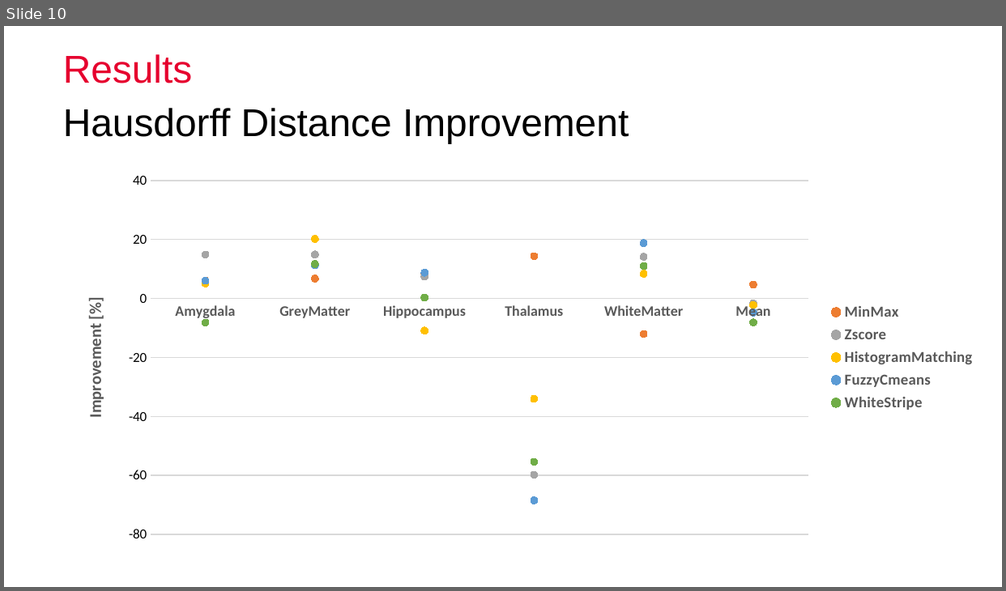
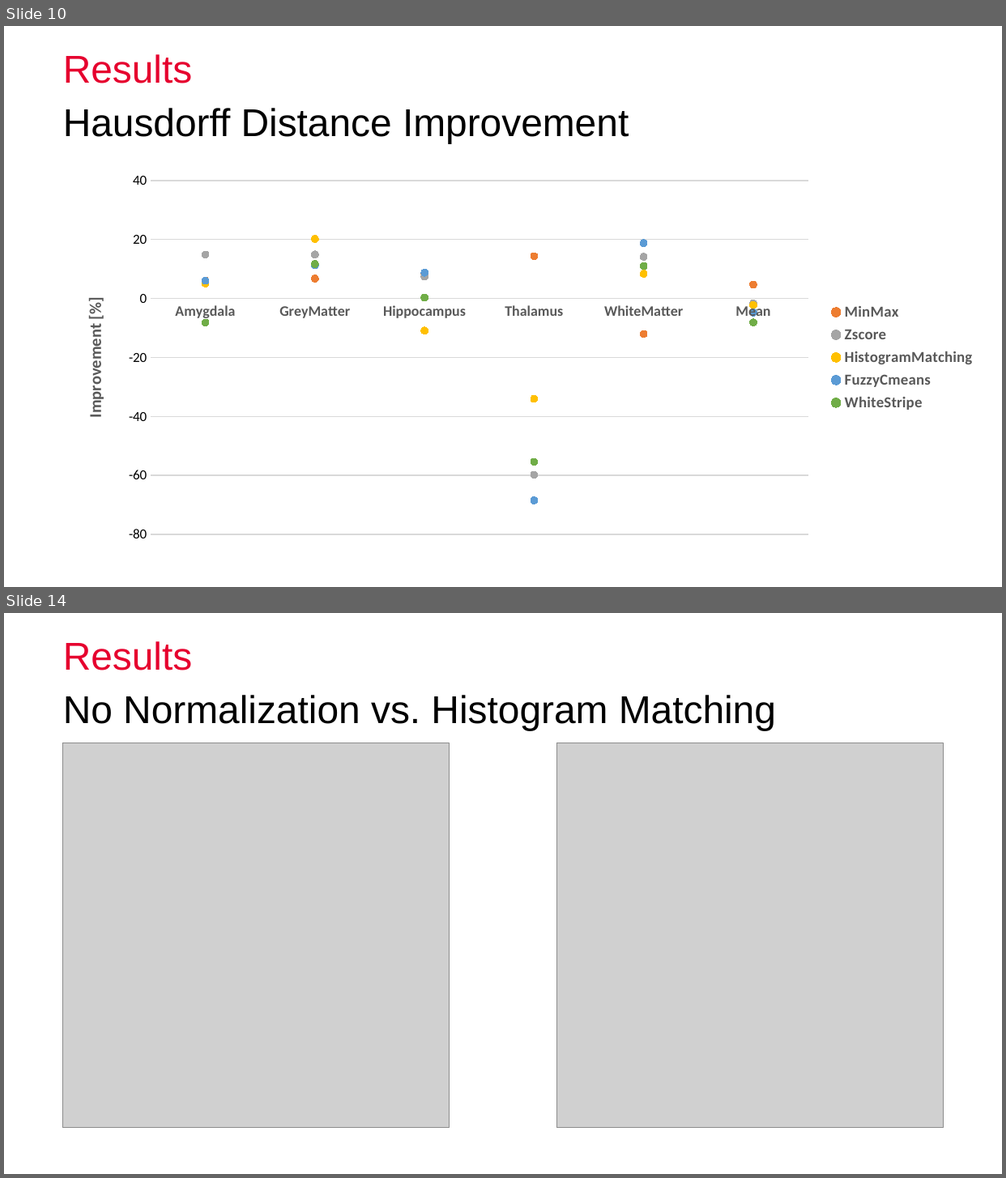
Before and after one commit to nibill/MIALab-1, a slide deck: Presentation/Final/FinalPresentation_Group3_BucheggerDuranWeber.pptx. Shown one above the other, each under a label of ours: slide 10 before the commit, slides 10 and 14 after it; the slides between them are not shown. The pictures are 1006x591 and 1006x1178 pixels, drawn with LibreOffice and Linux fonts; fonts in the diff are those of the drawing; grey boxes stand for pictures; background and template pictures are left out. Boxes give left, top, right and bottom in pixels: in the first picture for what was removed or moved away, otherwise in the second. Text is boxed around its words. In the diff, an @@ line names an element or a change of style, - is before the commit and + after.

Commit message:
* added new histogram matching * added comparison screenshots from all segmentations * added some stuff to the presentation

```diff
--- a/Presentation/Final/FinalPresentation_Group3_BucheggerDuranWeber.pptx
+++ b/Presentation/Final/FinalPresentation_Group3_BucheggerDuranWeber.pptx
@@ slide 14 added at box(4, 613, 1002, 1174), background #FFFFFF @@
@@ title added at box(63, 641, 193, 671), 28 pt, text #E6002E @@
+Results
@@ text added at box(63, 695, 776, 730), 28 pt, text #000000 @@
+No Normalization vs. Histogram Matching
@@ picture added at box(63, 743, 449, 1128) @@
@@ picture added at box(557, 743, 943, 1128) @@
```
Also in this commit, not shown: 1 slide changed, 6 other slides added, 26 other files.
